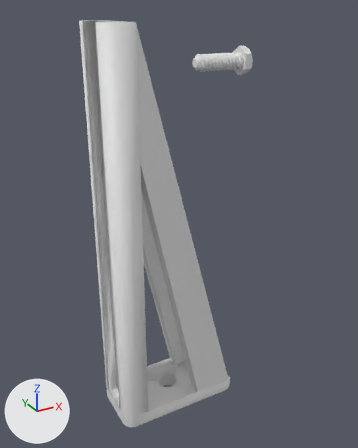
What one commit did to the Blender file base/base.blend.
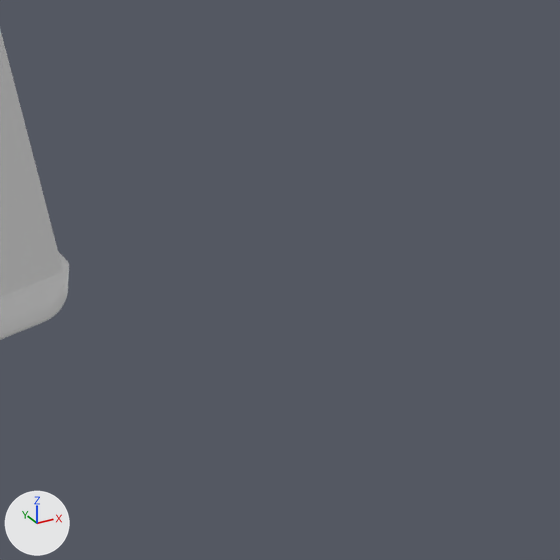
The first picture shows the older version from a camera (50 mm lens) standing at (-149.0, -252.0, 317.0) and looking at (-5.0, 10.0, 186.0). The close-ups show both versions on the part from 60% to 96% of the width and 71% to 99% of the height of that picture; other places that the commit changed are outside them. The lights are fixed; the arrows at lower left show +X, +Y and +Z.

Names of what the first close-up shows: 'base'.
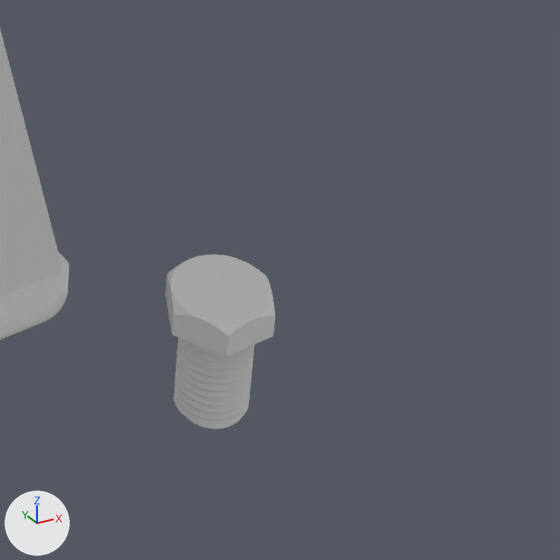
Location of each change, [x1, y1, x2, y2] in pixels of the close-ups (560 x 560 px):
'base_vice_screw', added
    after: [165, 254, 275, 429]

What the commit changed:
Mesh me_bolt_005 is new.
It has 2236 vertices, 2270 faces and spans x -10.8..10.8, y -9.3..9.3, z 0.0..28.9.
Object 'base_vice_screw' (ob_base_vice_screw) is new; it shows me_bolt_005.
Its location is (63.5, -9.0, 10.4).
